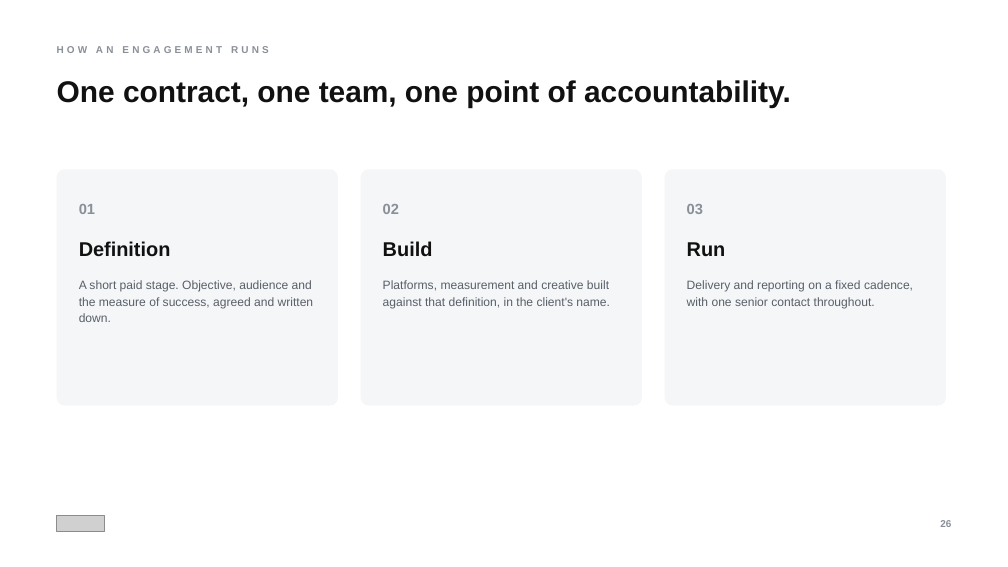
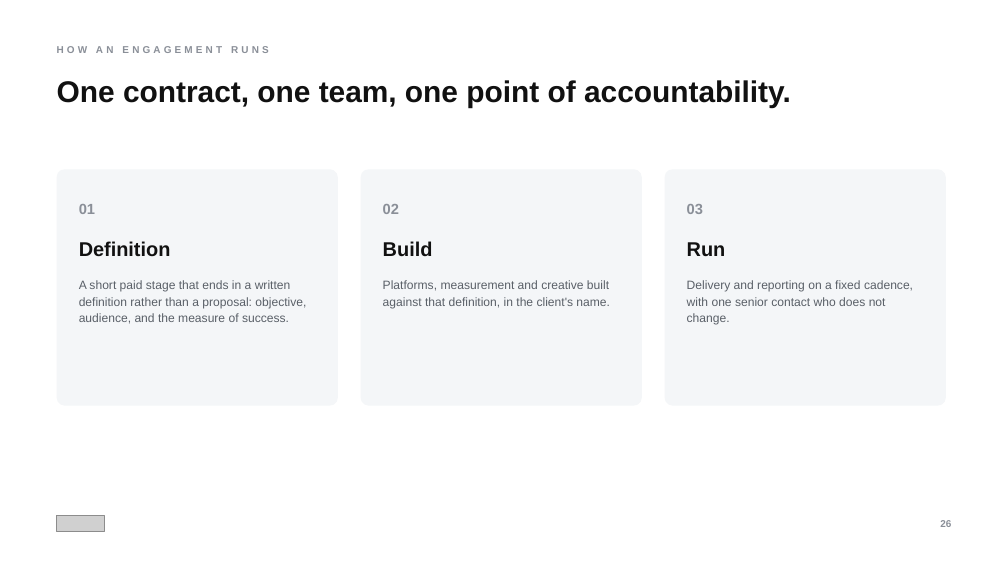
Before and after one commit to tanvichitnis1/NEW-, a slide deck: slide 26 of deck-pptx/EOV-Credentials-2026.pptx. Drawn at 1008x567 pixels with LibreOffice and Linux fonts; fonts in the diff are those of the drawing; grey boxes stand for pictures. Boxes give left, top, right and bottom in pixels: in the first picture for what was removed or moved away, otherwise in the second. Text is boxed around its words. In the diff, an @@ line names an element or a change of style, - is before the commit and + after.

```diff
--- a/deck-pptx/EOV-Credentials-2026.pptx
+++ b/deck-pptx/EOV-Credentials-2026.pptx
@@ text at [79,280,306,324]: text changed @@
-A short paid stage. Objective, audience and the measure of success, agreed and written down.
+A short paid stage that ends in a written definition rather than a proposal: objective, audience, and the measure of success.
@@ text at [687,280,913,325]: text changed @@
-Delivery and reporting on a fixed cadence, with one senior contact throughout.
+Delivery and reporting on a fixed cadence, with one senior contact who does not change.
```
Also in this commit, not shown: 14 other slides changed, 4 other files.
